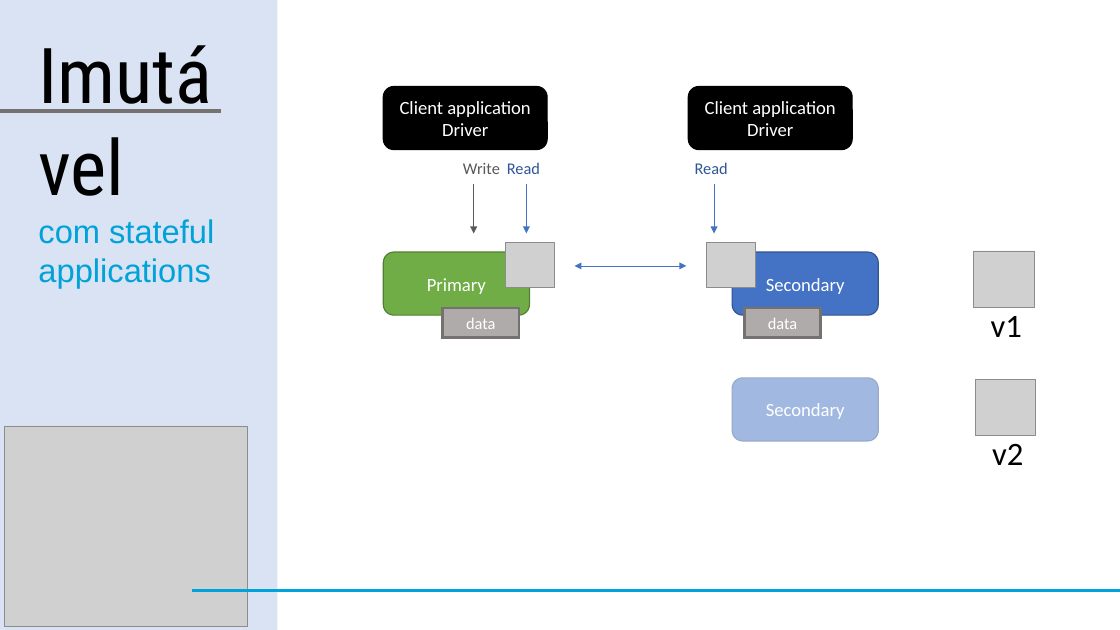
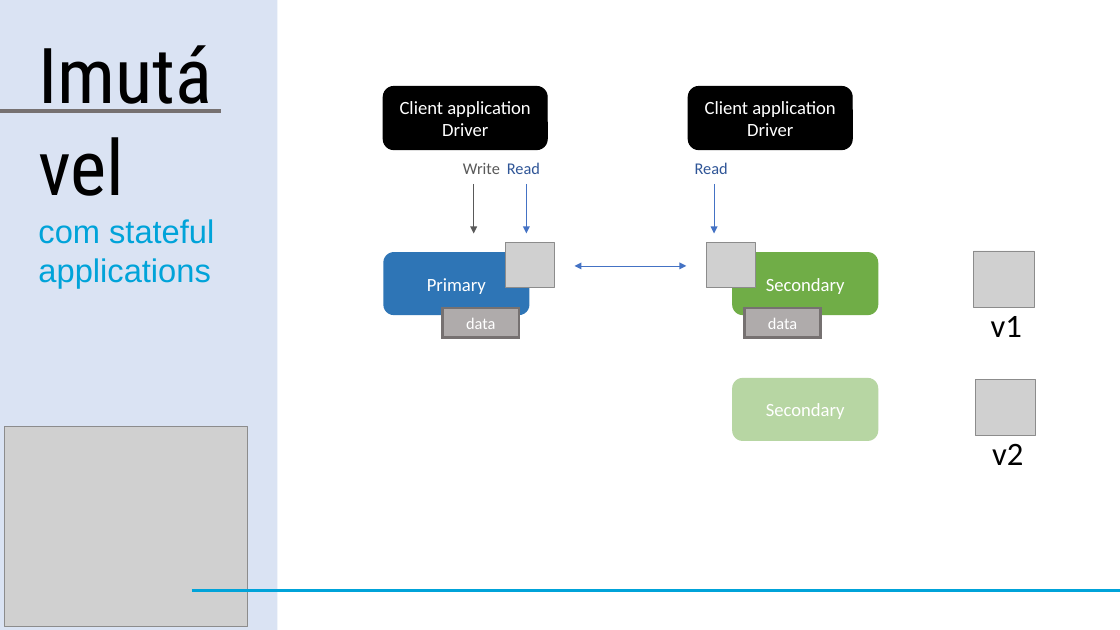
Before and after one commit to everton-martins/TDC2019-DevOps, a slide deck: slide 9 of DevOps.ppsx. Drawn at 1120x630 pixels with LibreOffice and Linux fonts; fonts in the diff are those of the drawing; grey boxes stand for pictures. Boxes give left, top, right and bottom in pixels: in the first picture for what was removed or moved away, otherwise in the second. Text is boxed around its words. In the diff, an @@ line names an element or a change of style, - is before the commit and + after.

```diff
--- a/DevOps.ppsx
+++ b/DevOps.ppsx
@@ rounded rectangle "Primary" at box(383, 252, 529, 315): fill #70AD47 to #2E75B6; outline #538035 1 pt to none @@
@@ rounded rectangle "Secondary" at box(733, 252, 879, 315): fill #4472C4 to #70AD47; outline #325491 1 pt to none @@
@@ rectangle: place and size @@
-rectangle at box(719, 365, 895, 447)
+rectangle at box(712, 371, 887, 452)
@@ rounded rectangle "Secondary" at box(733, 378, 879, 441): fill #4472C4 to #70AD47; outline #325491 1 pt to none @@
```
Also in this commit, not shown: 2 other slides changed.
